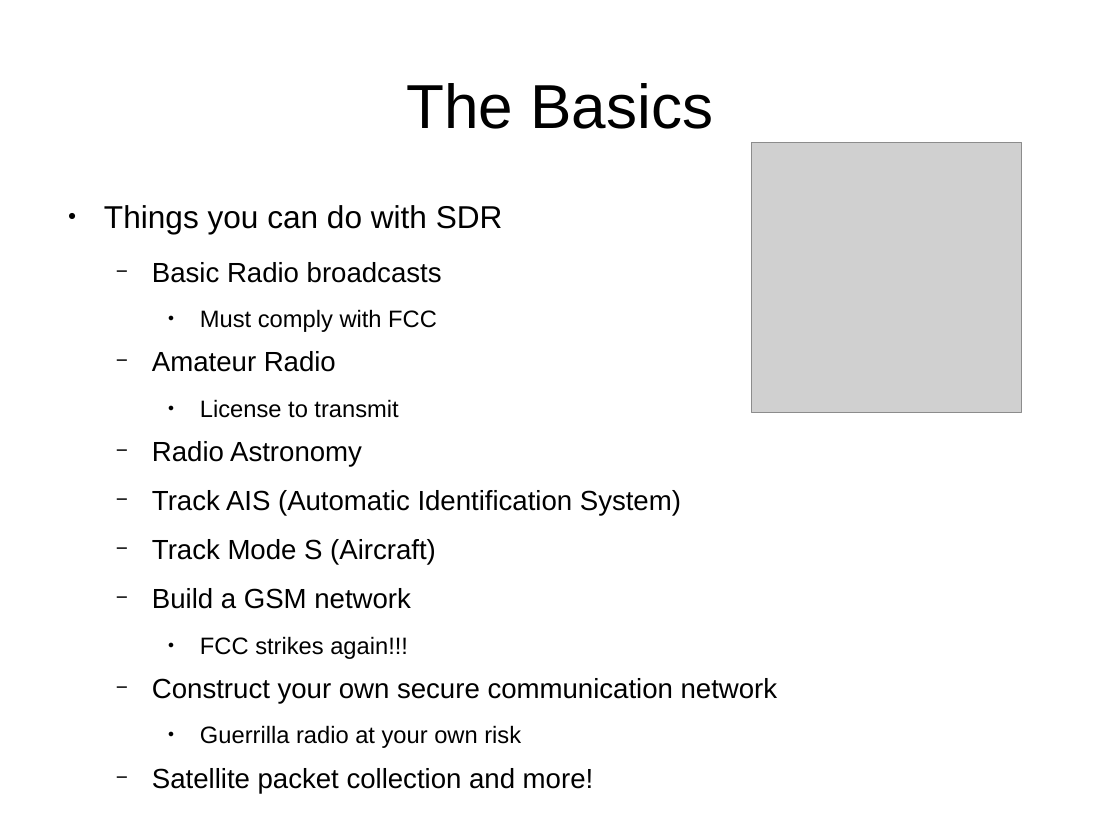
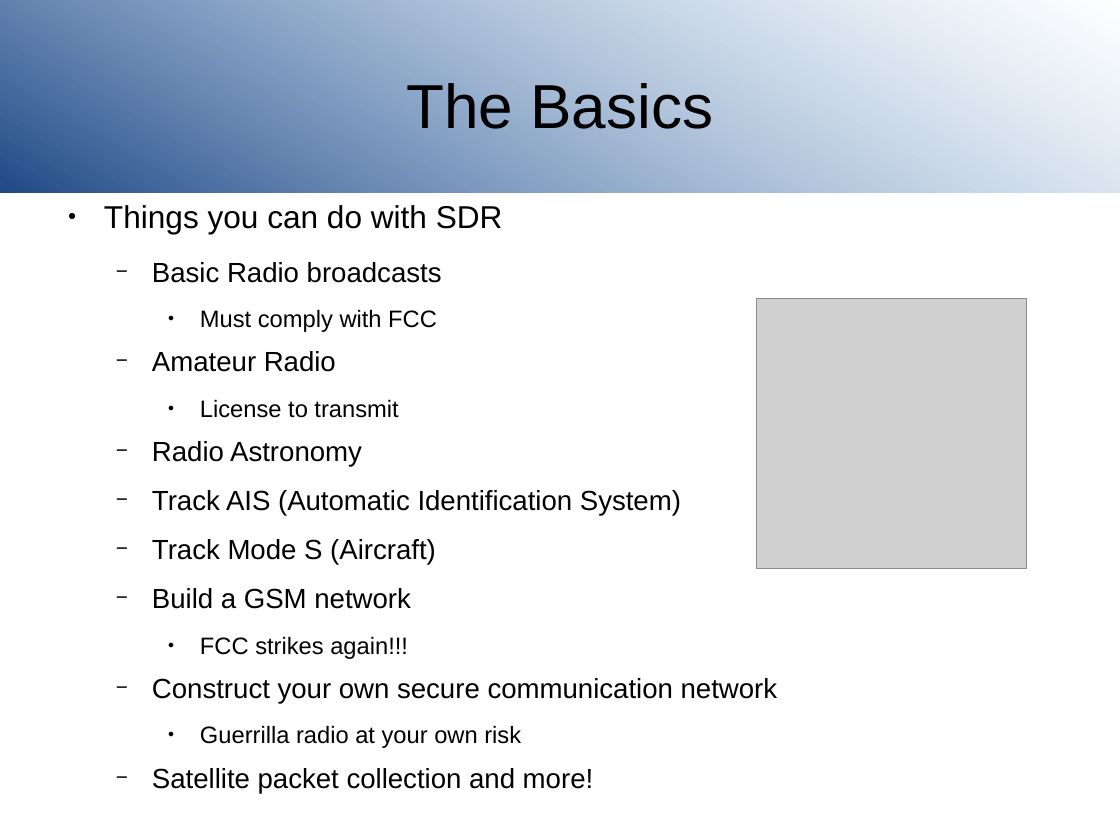
Before and after one commit to joeblankenship1/SDR, a slide deck: slide 10 of SDRclassPresentation.odp. Drawn at 1120x840 pixels with LibreOffice and Linux fonts; fonts in the diff are those of the drawing; grey boxes stand for pictures; background and template pictures are left out. Boxes give left, top, right and bottom in pixels: in the first picture for what was removed or moved away, otherwise in the second. Text is boxed around its words. In the diff, an @@ line names an element or a change of style, - is before the commit and + after.

```diff
--- a/SDRclassPresentation.odp
+++ b/SDRclassPresentation.odp
@@ rectangle added at <box>0,0,1120,193</box>, fill gradient #204A87 to #729FCF @@
@@ picture: place and size @@
-picture at <box>752,142,1022,413</box>
+picture at <box>756,299,1026,569</box>
```
Also in this commit, not shown: 13 other slides changed.
